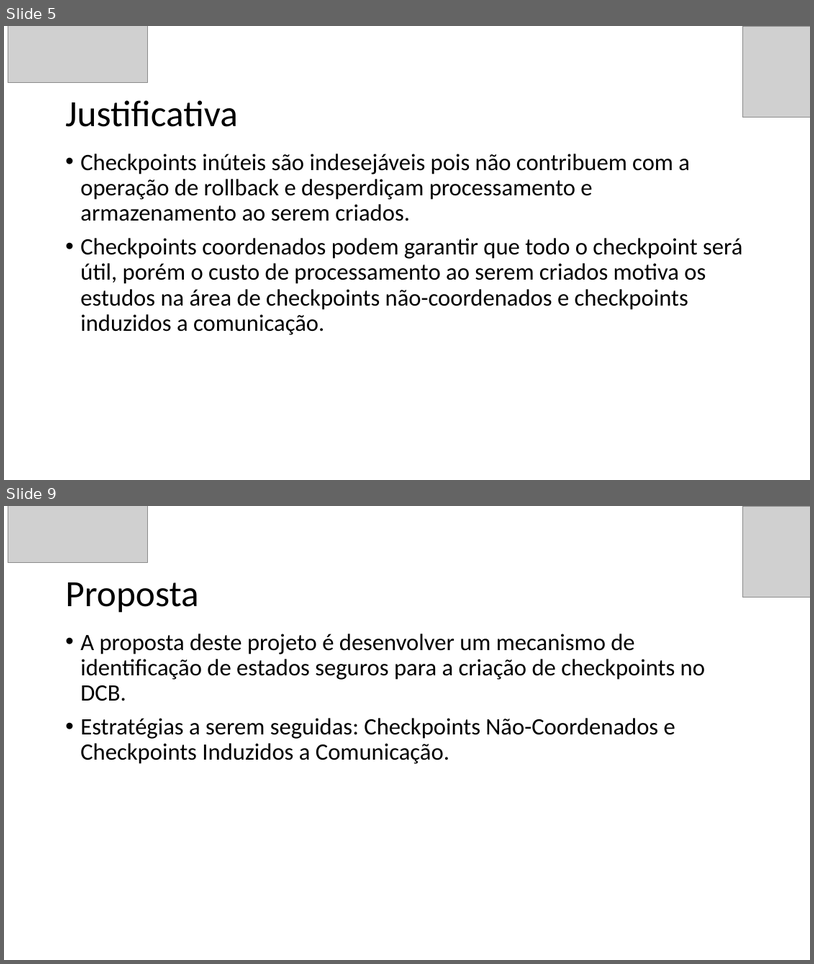
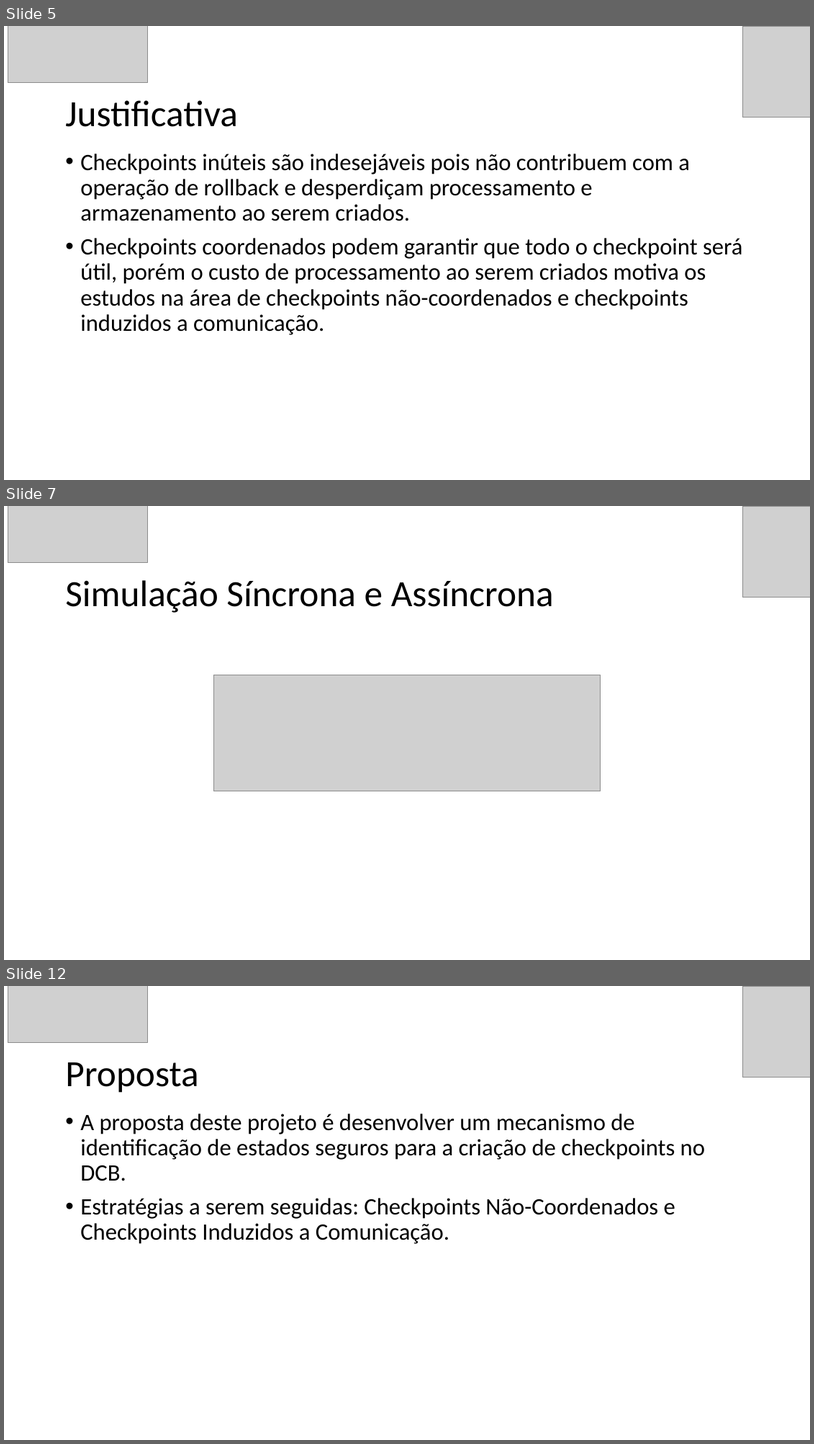
Before and after one commit to GuilhermeBizzani/TCC, a slide deck: Defesa Projeto.pptx. Shown one above the other, each under a label of ours: slides 5 and 9 before the commit, slides 5, 7 and 12 after it; the slides between them are not shown. The pictures are 814x964 and 814x1444 pixels, drawn with LibreOffice and Linux fonts; fonts in the diff are those of the drawing; grey boxes stand for pictures. Boxes give left, top, right and bottom in pixels: in the first picture for what was removed or moved away, otherwise in the second. Text is boxed around its words. In the diff, an @@ line names an element or a change of style, - is before the commit and + after.

```diff
--- a/Defesa Projeto.pptx
+++ b/Defesa Projeto.pptx
@@ slide 7 added at [4,506,810,960], background #FFFFFF @@
@@ picture added at [8,506,147,563] @@
@@ picture added at [743,506,810,597] @@
@@ title added at [65,580,554,613], 44 pt, text #000000 @@
+Simulação Síncrona e Assíncrona
@@ picture added at [214,674,601,792] @@
@@ what was slide 9 is now slide 12 @@
```
Also in this commit, not shown: 2 slides changed, 3 other slides added, 1 slide removed.
